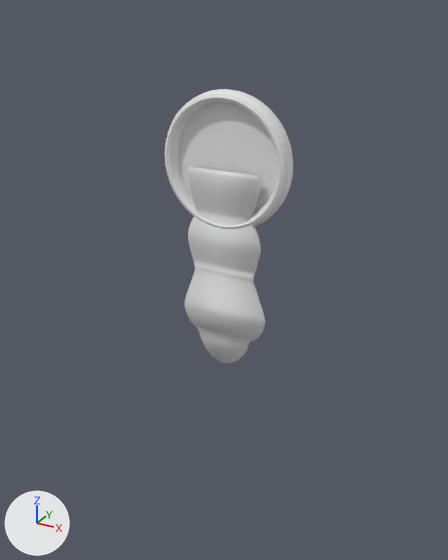
Renders of the FBX model Blender/clock.fbx from each side of a commit.
Camera for both pictures: a 50 mm lens placed at (8.9, -23.3, 6.6), pointed at (-0.09, -6.95, -1.58). Lighting does not change. The marker at lower left points along +X, +Y and +Z. Where no turn or scale is listed for an object, it has been applied to the vertices.

The older version as bpy lines, for what is in view:
```python
me_mesh = bpy.data.meshes.new('Mesh')
me_mesh.from_pydata(...)  # 170 vertices, 167 faces; spans x -1.47..1.47, y 0.0..0.1, z -2.5..4.05
me_torus_001 = bpy.data.meshes.new('Torus.001')
me_torus_001.from_pydata(...)  # 624 vertices, 577 faces; spans x -2.11..2.11, y -0.35..0.35, z -2.11..2.11
ob_plane = bpy.data.objects.new('Plane', me_mesh)
ob_plane.location = (0.13, -7.44, -1.9)
ob_torus_001 = bpy.data.objects.new('Torus.001', me_torus_001)
ob_torus_001.location = (0.08, -7.12, 2.36)
```
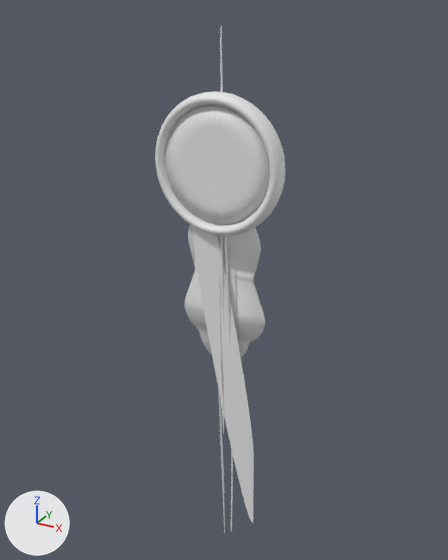
The newer file is also rescaled (x0.453), turned or shifted as a whole; pictures and numbers use the older file's frame.

What the commit changed:
Mesh me_mesh_001 is new.
It has 800 vertices, 768 faces and spans x -0.3..0.4, y -0.4..0.2, z -9.2..8.1.
Mesh me_cylinder_001 is new.
It has 64 vertices, 33 faces and spans x -0.03..0.23, y -0.18..0.04, z -5.08..0.0.
Mesh me_mesh_002 is new.
It has 10223 vertices, 10146 faces and spans x -2.09..2.09, y -0.34..0.34, z -2.07..2.09.
Mesh me_cylinder is new.
It has 64 vertices, 34 faces and spans x -1.25..1.25, y -0.13..0.13, z -6.86..6.86.
Mesh me_mesh_003 is new.
It has 578 vertices, 576 faces and spans x -1.72..1.72, y -0.25..0.0, z -1.72..1.72.
Mesh me_mesh_1 is new.
It has 800 vertices, 768 faces and spans x -0.29..0.37, y -0.19..0.16, z -9.59..4.78.
Object 'Torus.001' (ob_torus_001) is deleted.
Object 'pendulum_right' (ob_pendulum_right) is new; it shows me_mesh_001.
Its location is (0.47, -7.69, -1.96).
Object 'pendulum_base' (ob_pendulum_base) is new; it shows me_cylinder_001.
Its location is (0.09, -7.56, 2.46).
Object 'clock' (ob_clock) is new; it shows me_mesh_002.
Its location is (0.08, -7.65, 2.36).
Object 'pendulum' (ob_pendulum) is new; it shows me_cylinder.
Its location is (0.35, -7.71, -3.61).
Object 'clock_table' (ob_clock_table) is new; it shows me_mesh_003.
Its location is (0.08, -7.59, 2.36).
Object 'pendulum_left' (ob_pendulum_left) is new; it shows me_mesh_1.
Its location is (0.07, -7.67, -1.97).

Changed parts and their boxes [x1, y1, x2, y2] in the pictures (448 x 560 px):
'Torus.001', deleted: before [165, 89, 293, 229]
'clock_table', added: after [165, 105, 270, 225]
'pendulum', added: after [192, 226, 254, 523]
'clock', added: after [155, 91, 285, 236]
'pendulum_right', added: after [220, 26, 233, 532]
'pendulum_left', added: after [218, 277, 225, 534]
'Plane', unchanged, covered by the edit: before [185, 167, 265, 363]; after [185, 225, 265, 357]
